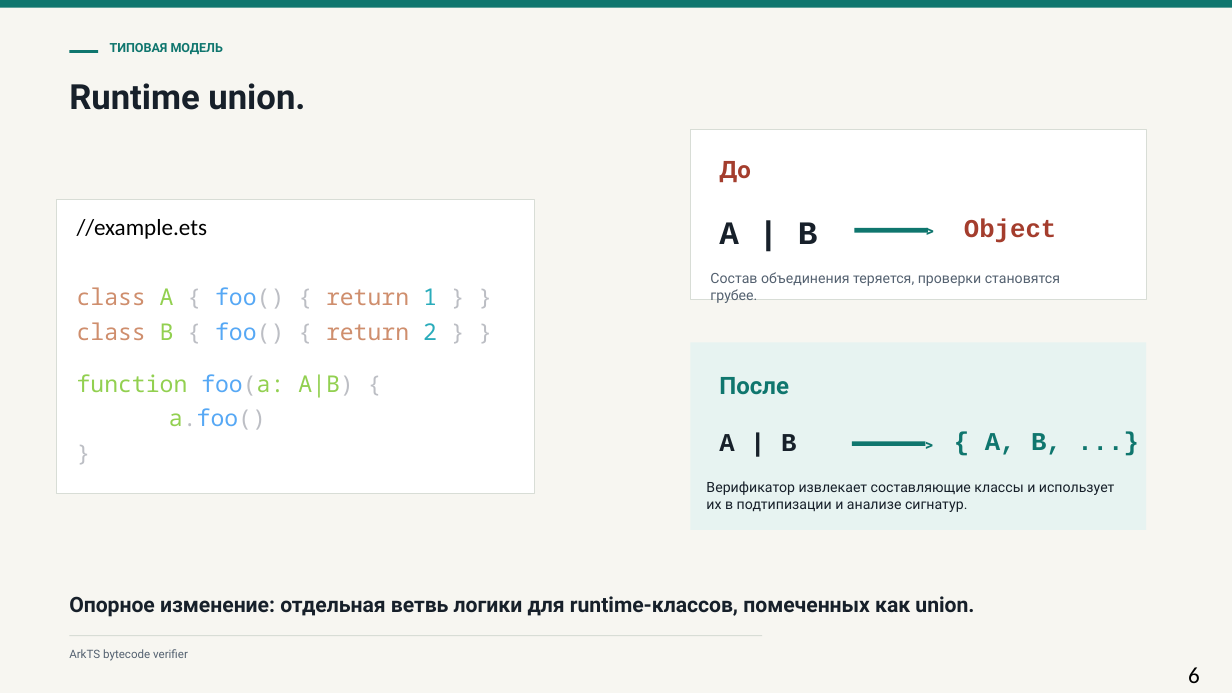
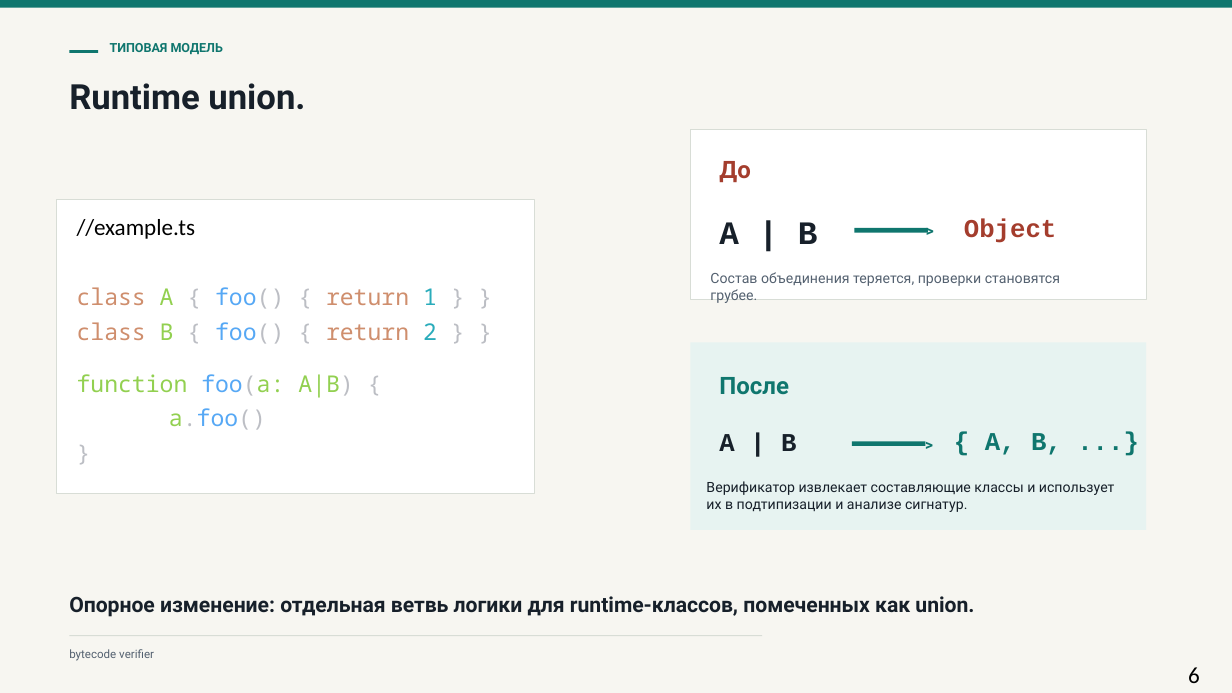
Before and after one commit to MaxGroshev/mipt-diplom, a slide deck: slide 6 of my_new_template/presentaton/arkts_verifier_defense_template.pptx. Drawn at 1232x693 pixels with LibreOffice and Linux fonts; fonts in the diff are those of the drawing. Boxes give left, top, right and bottom in pixels: in the first picture for what was removed or moved away, otherwise in the second. Text is boxed around its words. In the diff, an @@ line names an element or a change of style, - is before the commit and + after.

```diff
--- a/my_new_template/presentaton/arkts_verifier_defense_template.pptx
+++ b/my_new_template/presentaton/arkts_verifier_defense_template.pptx
@@ text at bbox=[77, 219, 196, 239]: text changed @@
-//example.ets
+//example.ts
@@ text at bbox=[69, 649, 154, 661]: text changed @@
-ArkTS bytecode verifier
+bytecode verifier
```
Also in this commit, not shown: 7 other slides changed, 12 other files.
